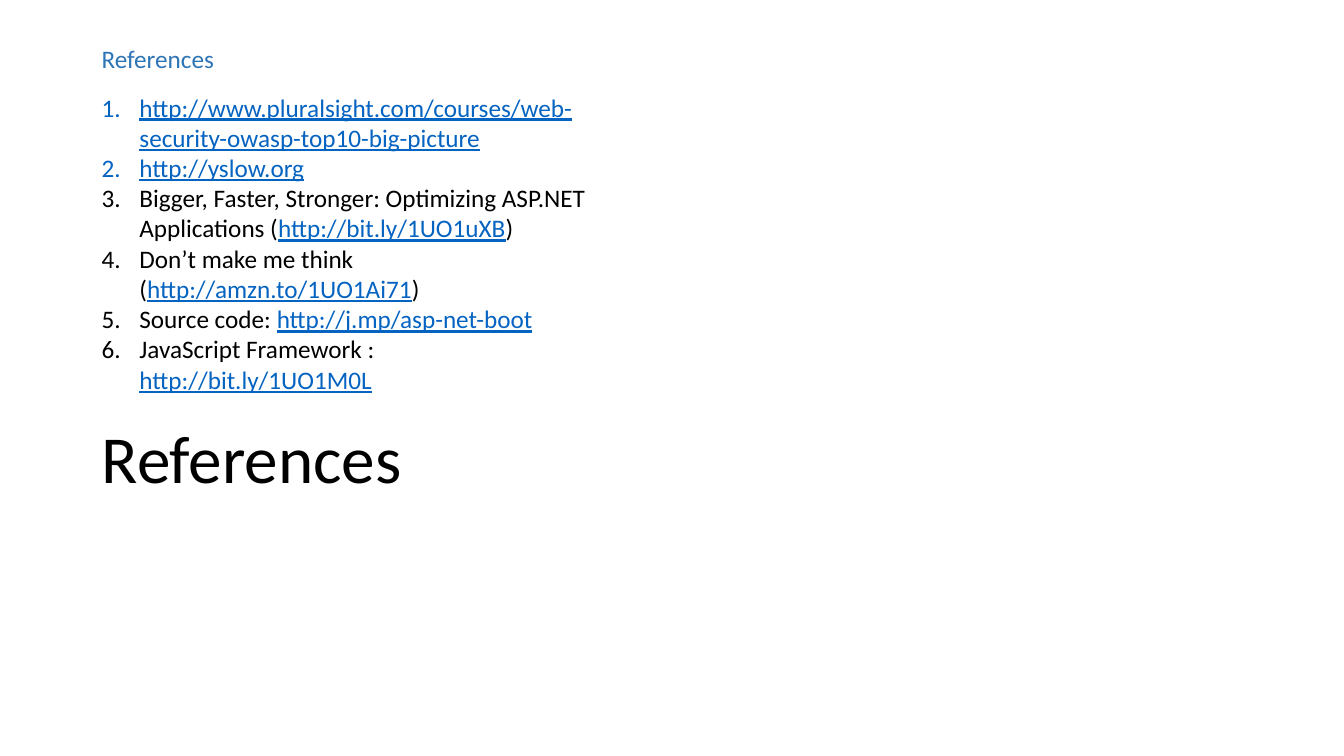
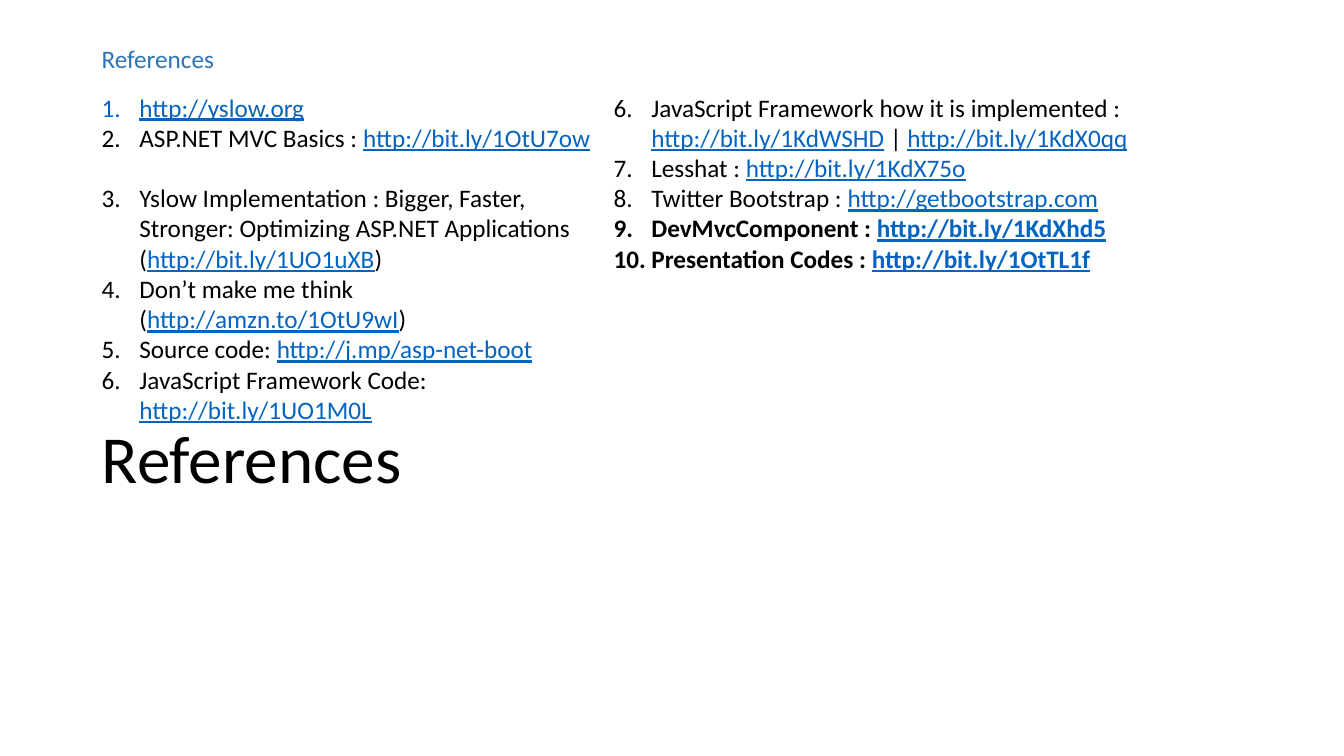
Before and after one commit to accorddeveloper/ASP.NET-MVC-Bootstrapper-Installed-Example, a slide deck: slide 11 of ASP.NET Presentation_2.pptx. Drawn at 1344x756 pixels with LibreOffice and Linux fonts; fonts in the diff are those of the drawing. Boxes give left, top, right and bottom in pixels: in the first picture for what was removed or moved away, otherwise in the second. Text is boxed around its words. In the diff, an @@ line names an element or a change of style, - is before the commit and + after.

```diff
--- a/ASP.NET Presentation_2.pptx
+++ b/ASP.NET Presentation_2.pptx
@@ text at (139,99,572,152): paragraph removed @@
-1. http://www.pluralsight.com/courses/web-security-owasp-top10-big-picture
@@ text added at (651,99,1127,272), 18 pt, text #0563C1, underline @@
+6. JavaScript Framework how it is implemented : http://bit.ly/1KdWSHD | http://bit.ly/1KdX0qq
+7. Lesshat : http://bit.ly/1KdX75o
+8. Twitter Bootstrap : http://getbootstrap.com
+9. DevMvcComponent : http://bit.ly/1KdXhd5
+10. Presentation Codes : http://bit.ly/1OtTL1f
@@ text at (139,129,590,333): text changed @@
-3. Bigger, Faster, Stronger: Optimizing ASP.NET Applications (http://bit.ly/1UO1uXB)
-4. Don’t make me think (http://amzn.to/1UO1Ai71)
+2. ASP.NET MVC Basics : http://bit.ly/1OtU7ow
+3. Yslow Implementation : Bigger, Faster, Stronger: Optimizing ASP.NET Applications (http://bit.ly/1UO1uXB)
+4. Don’t make me think (http://amzn.to/1OtU9wI)
@@ text at (139,371,427,423): text changed; text colour #0563C1 to #000000 @@
-6. JavaScript Framework : http://bit.ly/1UO1M0L
+6. JavaScript Framework Code: http://bit.ly/1UO1M0L
```
Also in this commit, not shown: 6 other slides changed, 1 slide added, 2 other files.
